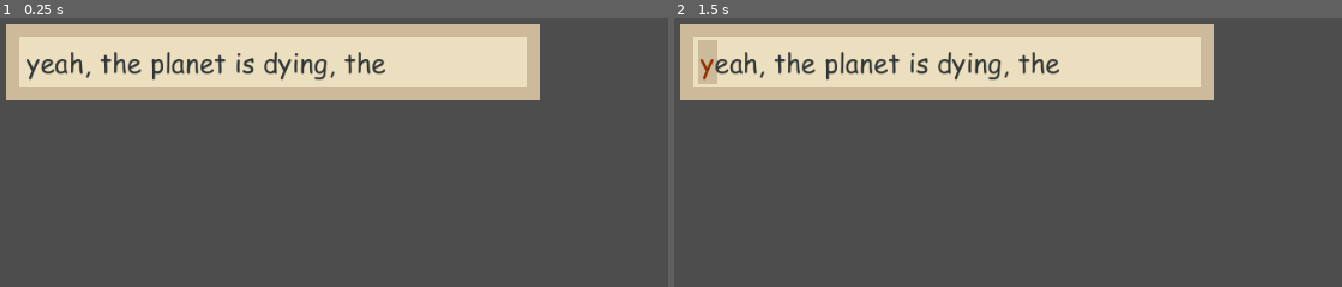
Above: before the commit, frames 1-2 (left to right).
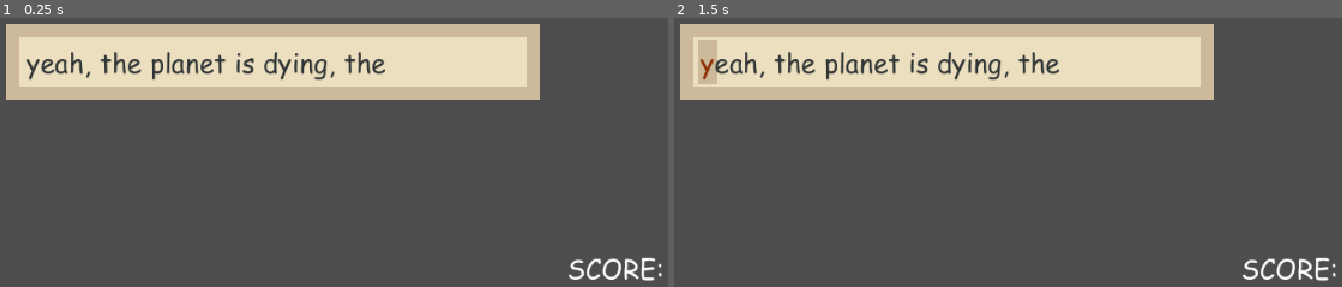
Above: after the commit, the same moments.

Repository: JakasaurusRex/filibuster
Game: Godot game, scene res://Assets/Scenes/TypeTestScene.tscn
Two runs of this game, one before a commit and one after it. Both use one fixed random seed, a clock stepped at 60 frames per second and the inputs below.
Inputs:
- Up to frame 1 (0.25 s): no input
- Up to frame 2 (1.5 s): tap Enter at 0.5 s; tap Space at 1.25 s

The runs differ from the first frame. In frame 1, 0.5% of the frame differs, in the area x 85-100%, y 88-98%; in frame 2, 0.5%.

Commit message:
added score

Diff:
--- a/filibuster/Assets/Scenes/TypeTestScene.tscn
+++ b/filibuster/Assets/Scenes/TypeTestScene.tscn
@@ -3,6 +3,7 @@
 [ext_resource type="Script" uid="uid://bek0qr7yoxe12" path="res://Scripts/TypingController.gd" id="1_d6bb4"]
 [ext_resource type="Script" uid="uid://dpndwnjh1yn2j" path="res://Scripts/TestController.gd" id="2_8radk"]
 [ext_resource type="Theme" uid="uid://ds0qdd0mxjpdv" path="res://Assets/Themes/default_text_theme.tres" id="3_c3hvi"]
+[ext_resource type="Script" uid="uid://bkm0srgt773b4" path="res://Scripts/ui.gd" id="3_wkavi"]
 [ext_resource type="Script" uid="uid://l610haepoubh" path="res://Scripts/AnimalesePlayer.gd" id="4_wxdwo"]
 
 [sub_resource type="StyleBoxEmpty" id="StyleBoxEmpty_c3hvi"]
@@ -22,6 +23,7 @@
 metadata/_custom_type_script = "uid://bek0qr7yoxe12"
 
 [node name="UILayer" type="CanvasLayer" parent="." unique_id=1360491517]
+script = ExtResource("3_wkavi")
 
 [node name="UI" type="Control" parent="UILayer" unique_id=339211803]
 layout_mode = 3
@@ -63,6 +65,19 @@
 autowrap_mode = 0
 vertical_alignment = 1
 
+[node name="scoreLabel" type="Label" parent="UILayer/UI" unique_id=51817857]
+layout_mode = 1
+anchors_preset = 3
+anchor_left = 1.0
+anchor_top = 1.0
+anchor_right = 1.0
+anchor_bottom = 1.0
+offset_left = -40.0
+offset_top = -46.0
+grow_horizontal = 0
+grow_vertical = 0
+text = "SCORE: "
+
 [node name="AnimalesePlayer" type="AudioStreamPlayer" parent="." unique_id=818523951]
 script = ExtResource("4_wxdwo")
 metadata/_custom_type_script = "uid://l610haepoubh"
--- a/filibuster/Scripts/TestController.gd
+++ b/filibuster/Scripts/TestController.gd
@@ -3,6 +3,7 @@
 @onready var label = $"../UILayer/UI/textBoxPanel/textLabel"
 @onready var type_controller = $"../TypingController"
 @onready var animalese_player = $"../AnimalesePlayer"
+@onready var ui := $"../UILayer"
 @export var success_color : Color
 @export var failure_color : Color
 @export var cursor_color : Color
@@ -62,3 +63,4 @@
 
 func _on_typing_controller_completed_word(word) -> void:
 	animalese_player.play_word(word)
+	ui.addScore()
--- /dev/null
+++ b/filibuster/Scripts/ui.gd
@@ -0,0 +1,8 @@
+extends CanvasLayer
+
+@onready var scoreLabel := $UI/scoreLabel
+var score := 0
+
+func addScore():
+	score += 1
+	scoreLabel.text = "Score: %s" % score
Not shown, added: filibuster/Scripts/ui.gd.uid
